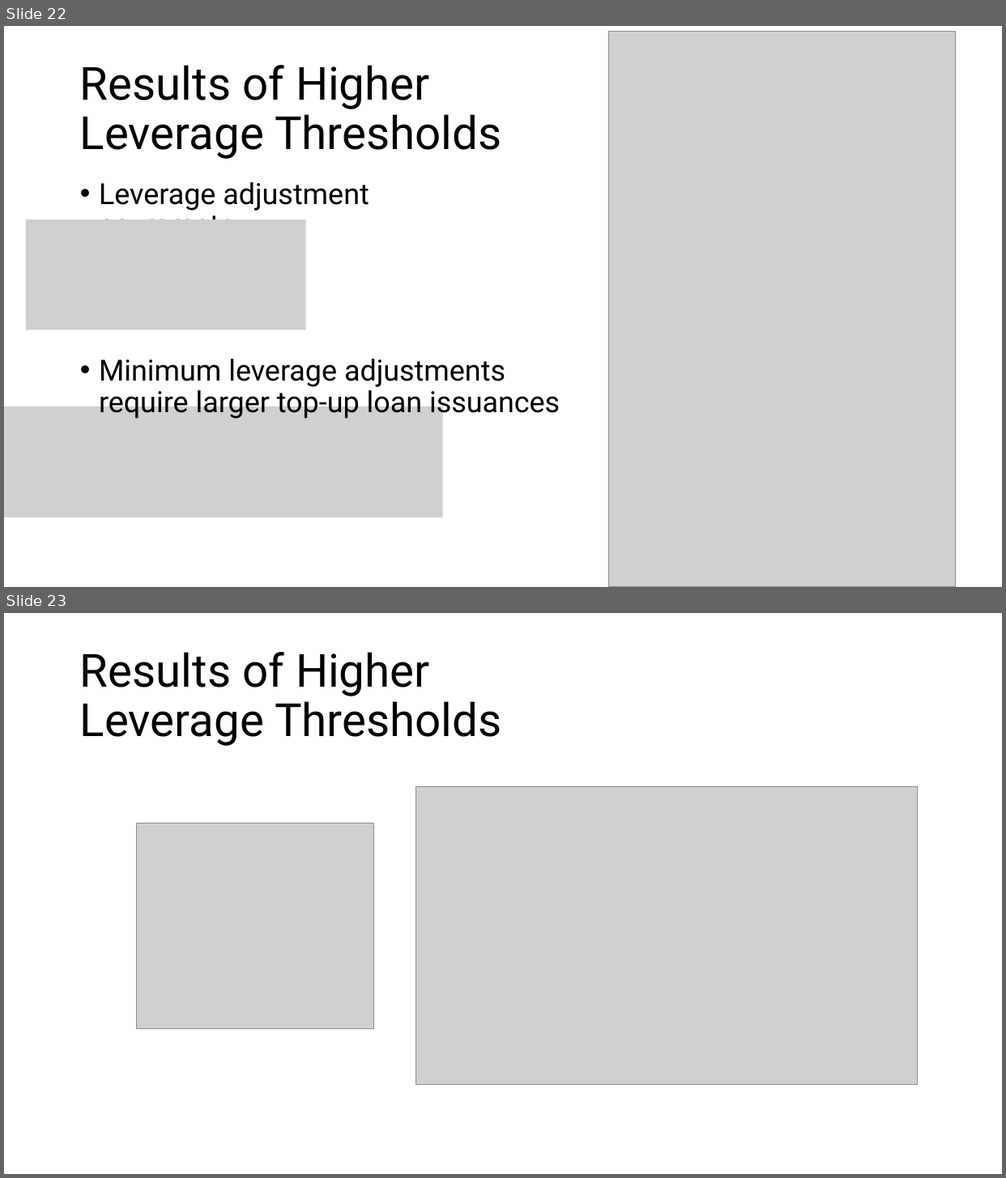
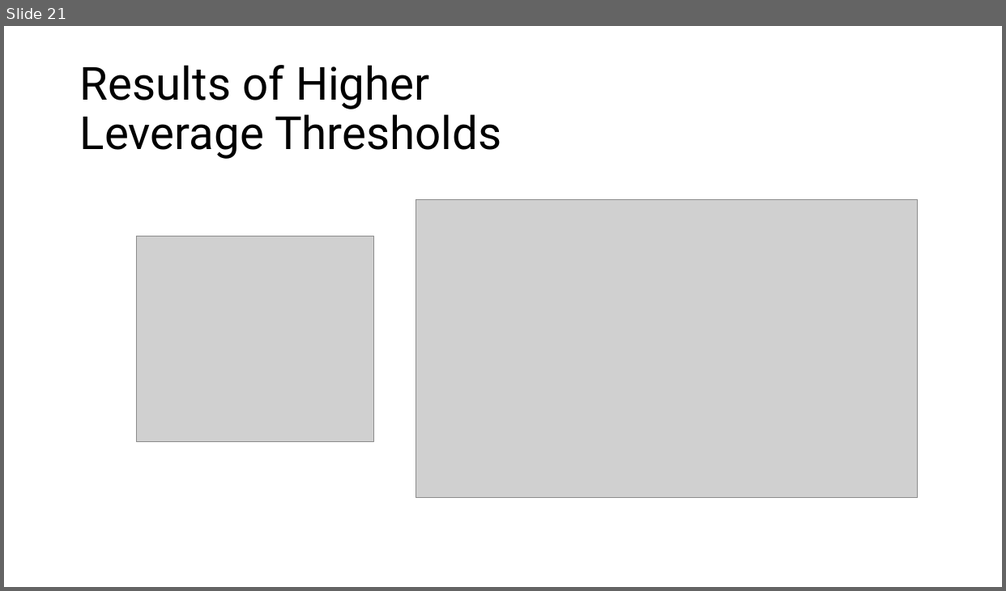
Before and after one commit to steinarb1234/DCL_coco_bond, a slide deck: Enhancing Bank Robustness through Dynamic Control of Leverage.pptx. Shown one above the other, each under a label of ours: slides 22 and 23 before the commit, slide 21 after it. The pictures are 1006x1178 and 1006x591 pixels, drawn with LibreOffice and Linux fonts; fonts in the diff are those of the drawing; grey boxes stand for pictures. Boxes give left, top, right and bottom in pixels: in the first picture for what was removed or moved away, otherwise in the second. Text is boxed around its words. In the diff, an @@ line names an element or a change of style, - is before the commit and + after.

```diff
--- a/Enhancing Bank Robustness through Dynamic Control of Leverage.pptx
+++ b/Enhancing Bank Robustness through Dynamic Control of Leverage.pptx
@@ slide 22 removed at bbox=[4, 26, 1002, 587], background #FFFFFF @@
@@ picture removed at bbox=[608, 31, 956, 587] @@
@@ title removed at bbox=[80, 65, 501, 159] @@
-Results of Higher Leverage Thresholds
@@ text removed at bbox=[99, 182, 368, 220] @@
-• Leverage adjustment asymmetry
@@ picture removed at bbox=[26, 220, 305, 330] @@
@@ text removed at bbox=[99, 359, 560, 419] @@
-• Minimum leverage adjustments require larger top-up loan issuances
@@ picture removed at bbox=[4, 407, 443, 518] @@
@@ what was slide 23 is now slide 21 @@
```
Also in this commit, not shown: 16 slides changed, 3 slides added, 3 other slides removed.
